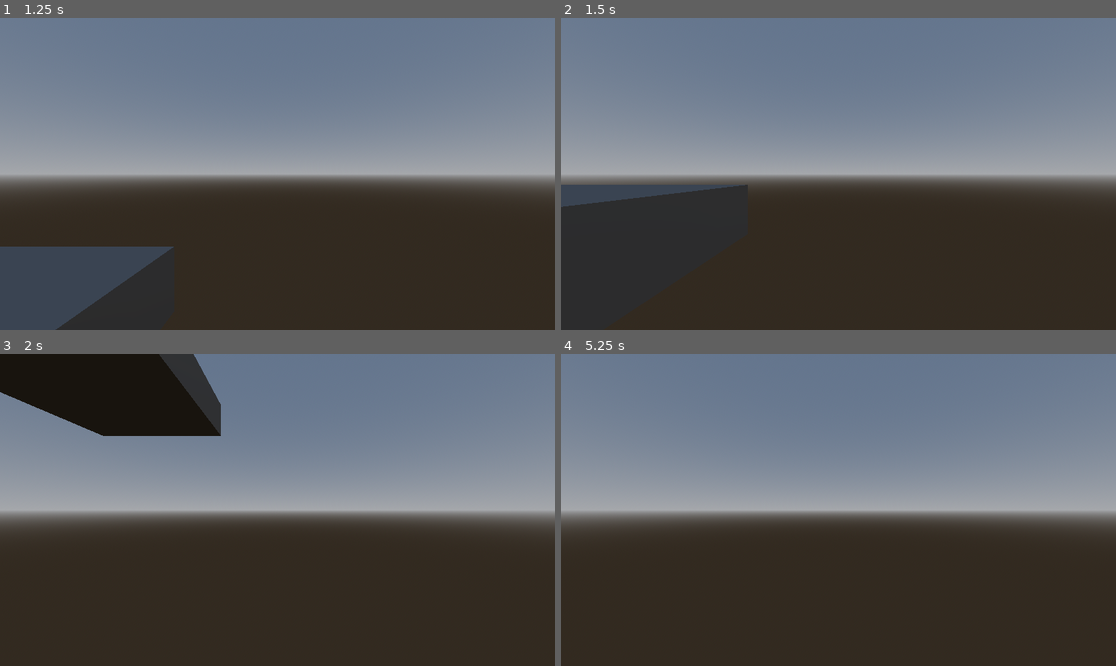
Above: before the commit, frames 1-4 (two rows, left to right).
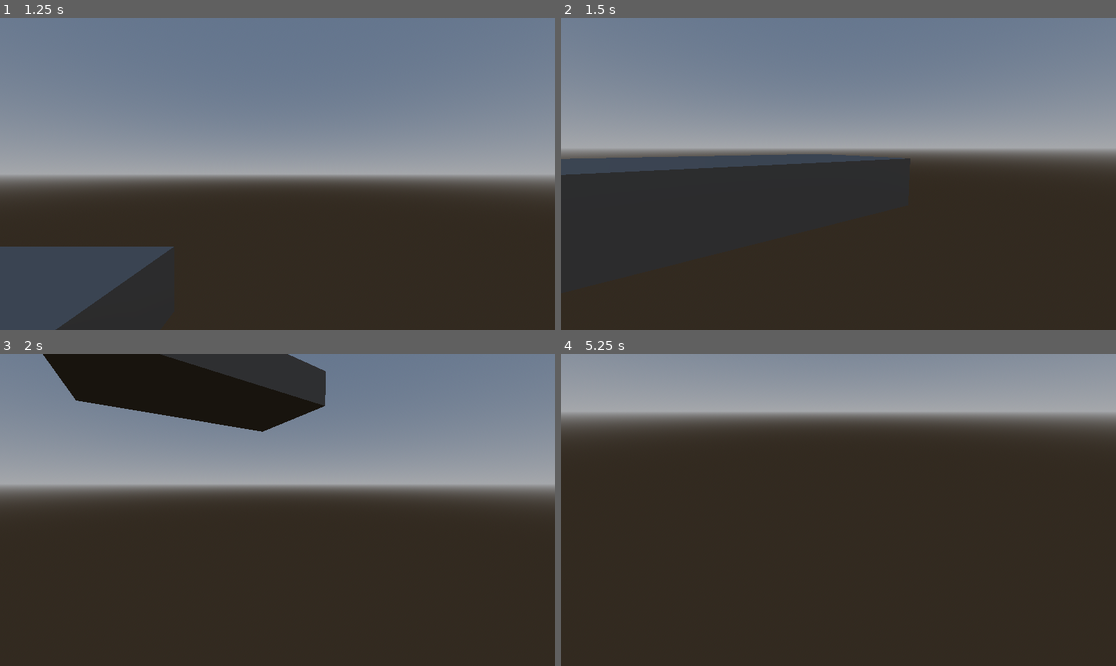
Above: after the commit, the same moments.

Repository: WindowsVista42/game-off-2025-game
Game: Godot game, scene res://Main.tscn
The game is run twice, just before and just after one commit, with the same random seed, the same clock (stepped at 60 frames per second) and the same inputs.
Inputs (mouse positions are in pixels of both pictures, inside the frame that each line leads up to):
- Up to frame 1 (1.25 s): tap Enter at 0.5 s; move the mouse to (399, 158) at 0.52 s; hold Right (ui_right) from 0.53 s (still down); click (399, 158) at 0.67 s
- Up to frame 2 (1.5 s): move the mouse to (727, 189) at 1.27 s; release Right (ui_right) at 1.28 s; hold Down (ui_down) from 1.28 s (still down); click (727, 189) at 1.42 s
- Up to frame 3 (2 s): keep holding Down (ui_down)
- Up to frame 4 (5.25 s): move the mouse to (894, 441) at 2.02 s; release Down (ui_down) at 2.03 s; hold Right (ui_right) 2.03-2.78 s; click (894, 441) at 2.17 s; tap Space at 2.75, 4.25 s; move the mouse to (810, 572) at 2.77 s; hold Up (ui_up) 2.78-3.53 s; click (810, 572) at 2.92 s; tap Enter at 3.5, 5 s; move the mouse to (1005, 556) at 3.52 s; hold Left (ui_left) 3.53-5.03 s; click (1005, 556) at 3.67 s; tap Escape (ui_cancel) at 4.15 s; move the mouse to (672, 463) at 4.27 s; click (672, 463) at 4.42 s; move the mouse to (866, 510) at 5.02 s; hold Down (ui_down) from 5.03 s (still down); click (866, 510) at 5.17 s

Frame 1 is identical in both runs. In frame 2, 14% of the frame differs, in the area x 0-100%, y 38-61%; in frame 3, 22%; in frame 4, 54%, in the area x 0-100%, y 0-57%.

Commit message:
Basic 3d controller with mouse look.

Diff:
--- a/Main.tscn
+++ b/Main.tscn
@@ -1,6 +1,7 @@
-[gd_scene load_steps=8 format=3 uid="uid://dh6h2aj4wrj1n"]
+[gd_scene load_steps=9 format=3 uid="uid://dh6h2aj4wrj1n"]
 
 [ext_resource type="Script" uid="uid://bh6tmdb26jcdc" path="res://character_body_3d.gd" id="1_ig7tw"]
+[ext_resource type="Script" uid="uid://l2g6f5m8d1oe" path="res://camera_3d.gd" id="2_0xm2m"]
 
 [sub_resource type="ProceduralSkyMaterial" id="ProceduralSkyMaterial_rxg2q"]
 
@@ -32,6 +33,7 @@
 
 [node name="Camera3D" type="Camera3D" parent="CharacterBody3D"]
 transform = Transform3D(1, 0, 0, 0, 1, 0, 0, 0, 1, 0, 0.5404607, 0)
+script = ExtResource("2_0xm2m")
 
 [node name="StaticBody3D" type="StaticBody3D" parent="."]
 
--- /dev/null
+++ b/camera_3d.gd
@@ -0,0 +1,22 @@
+extends Camera3D
+
+const MOUSE_SENS = 0.002
+
+
+
+# Called when the node enters the scene tree for the first time.
+func _ready() -> void:
+	pass # Replace with function body.
+
+func _input(event):
+	if event is InputEventMouseMotion and Input.mouse_mode == Input.MOUSE_MODE_CAPTURED:
+		self.rotation.x += -event.relative.y * MOUSE_SENS
+		self.rotation.y += -event.relative.x * MOUSE_SENS
+		self.rotation.x = clampf(self.rotation.x, -deg_to_rad(80), deg_to_rad(80))
+		self.rotation.y = fmod(self.rotation.y, deg_to_rad(360.0))
+
+	if event is InputEventMouseButton and Input.mouse_mode != Input.MOUSE_MODE_CAPTURED:
+		Input.mouse_mode = Input.MOUSE_MODE_CAPTURED
+
+	if Input.is_action_just_pressed("ui_cancel"):
+		Input.mouse_mode = Input.MOUSE_MODE_VISIBLE
Not shown, added: camera_3d.gd.uid
